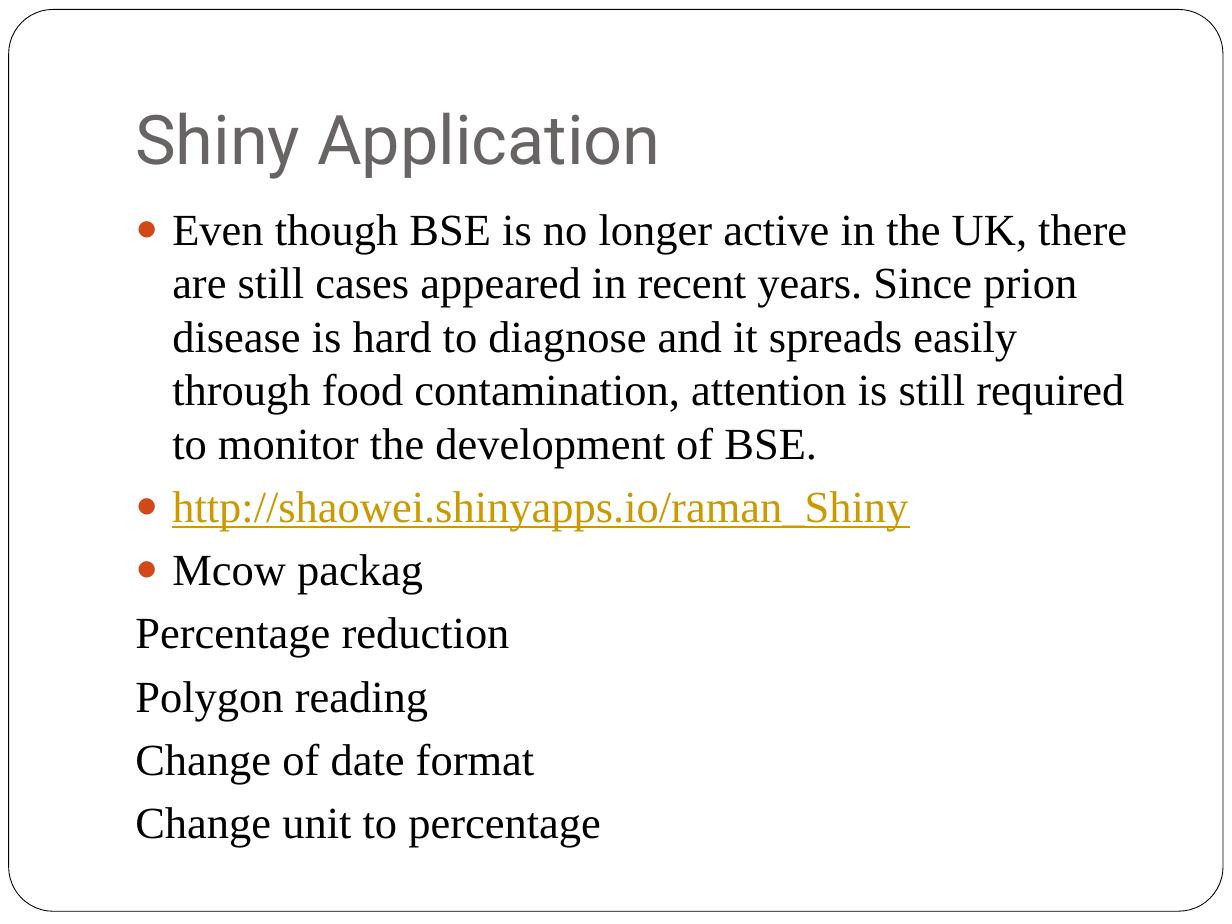
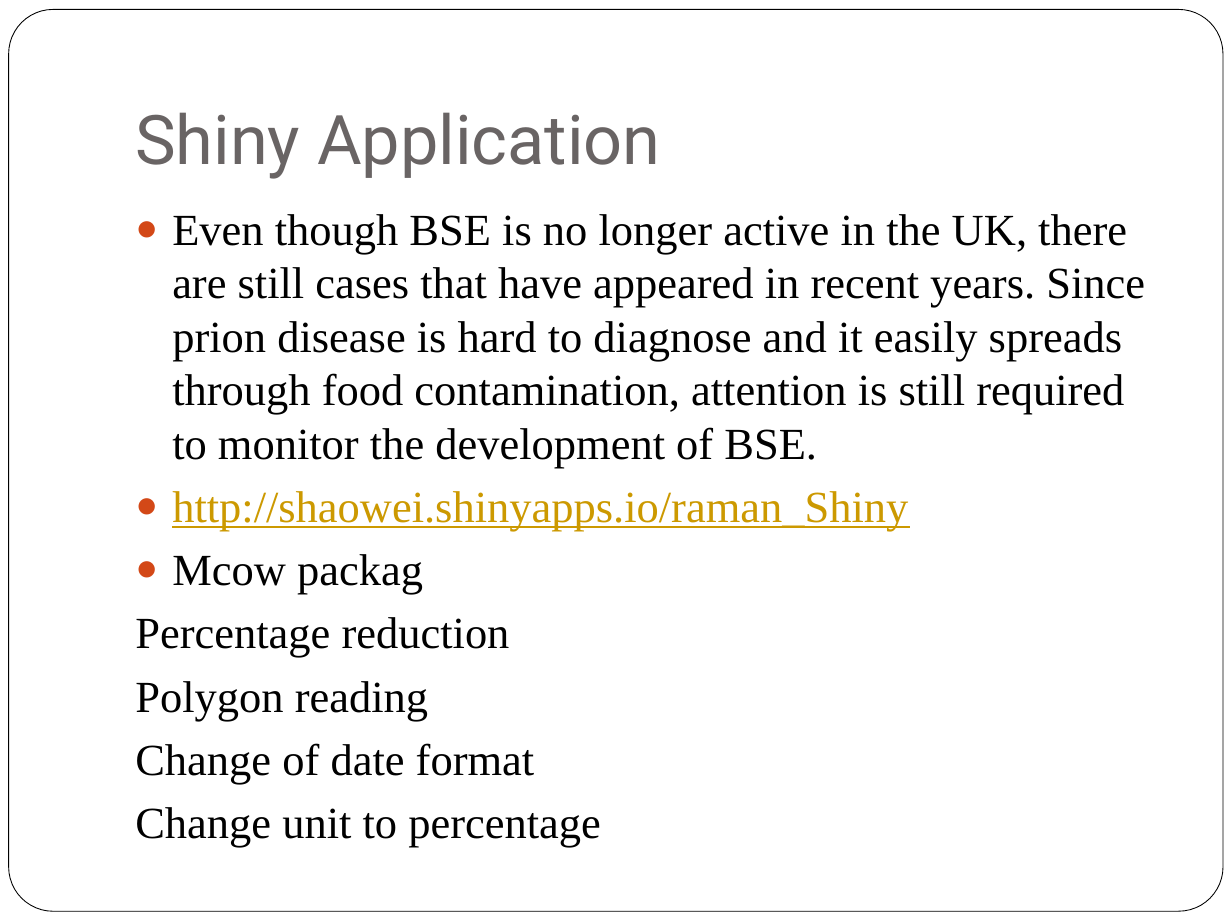
Before and after one commit to shaoweiD/585xproject, a slide deck: slide 13 of STAT585X.pptx. Drawn at 1232x924 pixels with LibreOffice and Linux fonts; fonts in the diff are those of the drawing. Boxes give left, top, right and bottom in pixels: in the first picture for what was removed or moved away, otherwise in the second. Text is boxed around its words. In the diff, an @@ line names an element or a change of style, - is before the commit and + after.

```diff
--- a/STAT585X.pptx
+++ b/STAT585X.pptx
@@ text at box(172, 214, 1145, 467): text changed @@
-● Even though BSE is no longer active in the UK, there are still cases appeared in recent years. Since prion disease is hard to diagnose and it spreads easily through food contamination, attention is still required to monitor the development of BSE.
+● Even though BSE is no longer active in the UK, there are still cases that have appeared in recent years. Since prion disease is hard to diagnose and it easily spreads through food contamination, attention is still required to monitor the development of BSE.
```
Also in this commit, not shown: 3 other slides changed, 4 other files.
